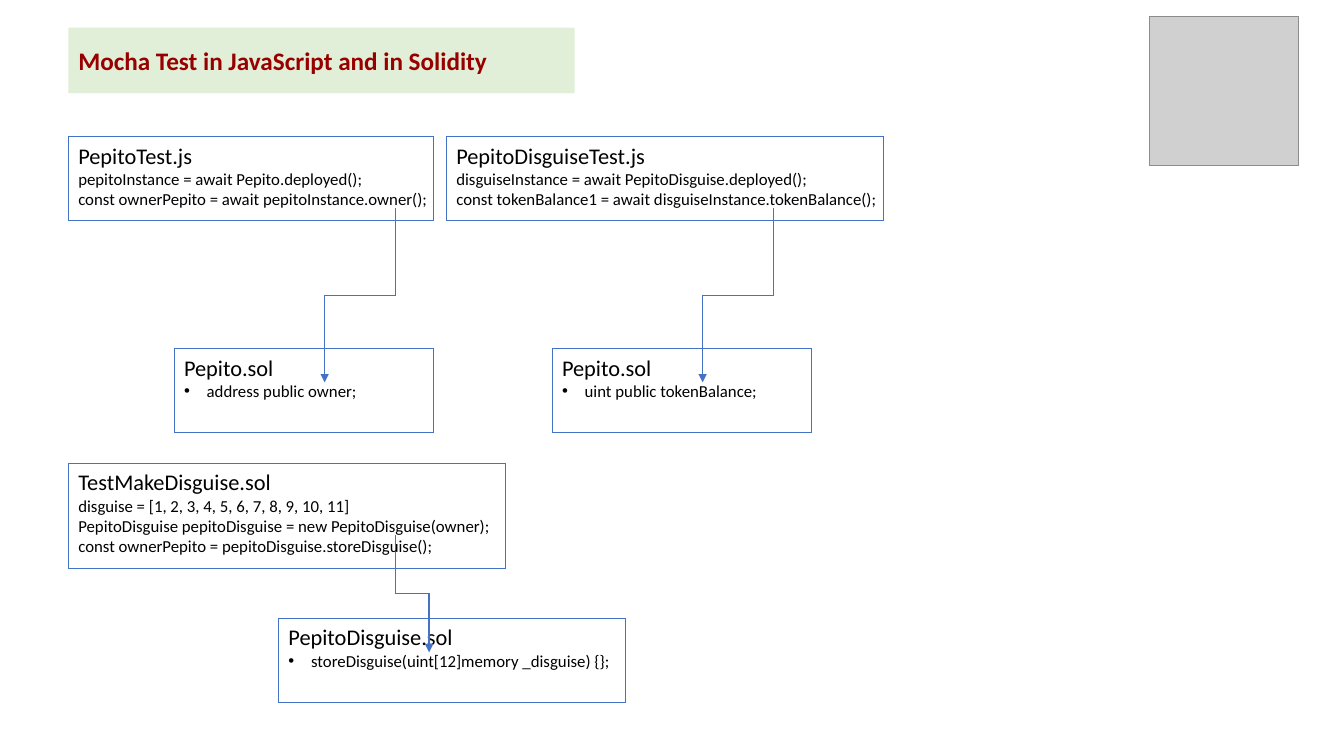
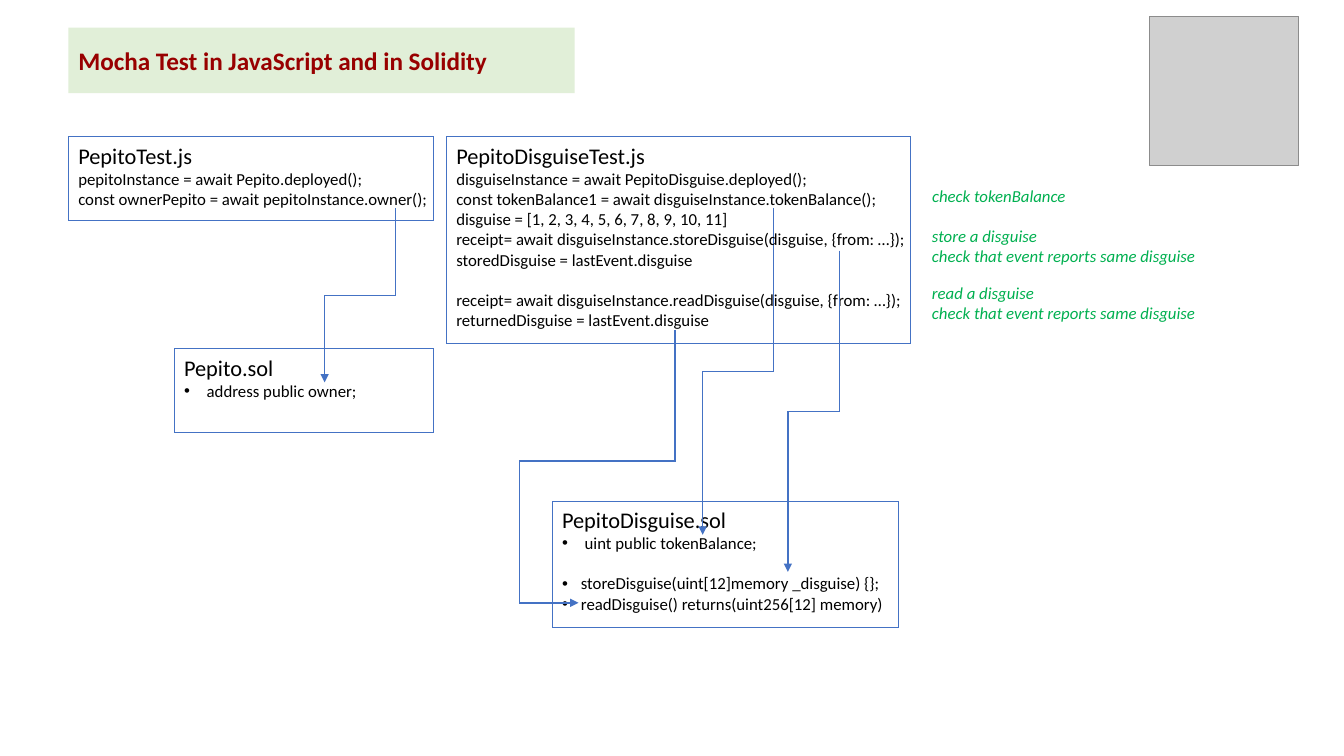
Before and after one commit to kvutien/Project-Machu-Picchu-2020, a slide deck: slide 3 of Pepito/Final Project Design.pptx. Drawn at 1344x756 pixels with LibreOffice and Linux fonts; fonts in the diff are those of the drawing; grey boxes stand for pictures. Boxes give left, top, right and bottom in pixels: in the first picture for what was removed or moved away, otherwise in the second. Text is boxed around its words. In the diff, an @@ line names an element or a change of style, - is before the commit and + after.

Commit message:
use Metamask account to pay disguise creation & storage

```diff
--- a/Pepito/Final Project Design.pptx
+++ b/Pepito/Final Project Design.pptx
@@ rectangle "PepitoDisguiseTest.js": place and size @@
-rectangle "PepitoDisguiseTest.js" at <box>447,137,883,221</box>
+rectangle "PepitoDisguiseTest.js" at <box>447,137,911,344</box>
@@ elbow arrow moved from (773, 209) - (703, 382) to (773, 209) - (703, 535) @@
@@ text added at <box>932,190,1065,202</box>, 12 pt, text #00B050, italic @@
+check tokenBalance
@@ text in rectangle at <box>456,213,875,331</box>: paragraphs added @@
+disguise = [1, 2, 3, 4, 5, 6, 7, 8, 9, 10, 11]
+receipt= await disguiseInstance.storeDisguise(disguise, {from: …});
+storedDisguise = lastEvent.disguise
+receipt= await disguiseInstance.readDisguise(disguise, {from: …});
+returnedDisguise = lastEvent.disguise
@@ text added at <box>932,230,1195,265</box>, 12 pt, text #00B050, italic @@
+store a disguise
+check that event reports same disguise
@@ elbow arrow moved from (395, 535) - (430, 652) to (840, 251) - (788, 572) @@
@@ text added at <box>932,287,1195,322</box>, 12 pt, text #00B050, italic @@
+read a disguise
+check that event reports same disguise
@@ elbow arrow added from (676, 330) to (579, 603), #4472C4 1 pt @@
@@ rectangle removed at <box>69,464,505,569</box> @@
-TestMakeDisguise.sol
-disguise = [1, 2, 3, 4, 5, 6, 7, 8, 9, 10, 11]
-PepitoDisguise pepitoDisguise = new PepitoDisguise(owner);
-const ownerPepito = pepitoDisguise.storeDisguise();
@@ rectangle "PepitoDisguise.sol": place and size @@
-rectangle "PepitoDisguise.sol" at <box>553,349,812,433</box>
+rectangle "PepitoDisguise.sol" at <box>553,501,899,628</box>
@@ text in rectangle at <box>562,509,726,534</box>: text changed @@
-Pepito.sol
+PepitoDisguise.sol
@@ text in rectangle at <box>581,577,883,613</box>: paragraphs added @@
+• storeDisguise(uint[12]memory _disguise) {};
+• readDisguise() returns(uint256[12] memory)
@@ rectangle removed at <box>278,619,625,703</box> @@
-PepitoDisguise.sol
-• storeDisguise(uint[12]memory _disguise) {};
```
Also in this commit, not shown: 1 other slide changed, 1 slide added, 8 other files.
